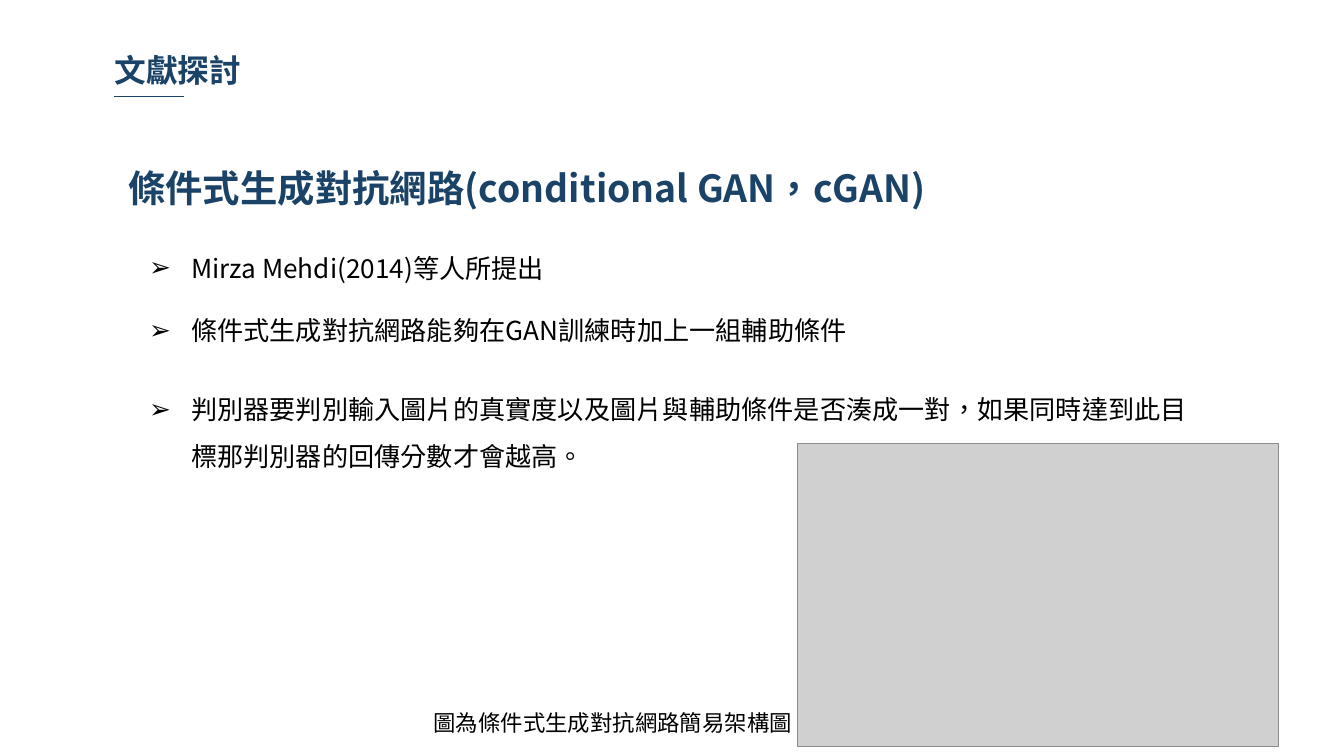
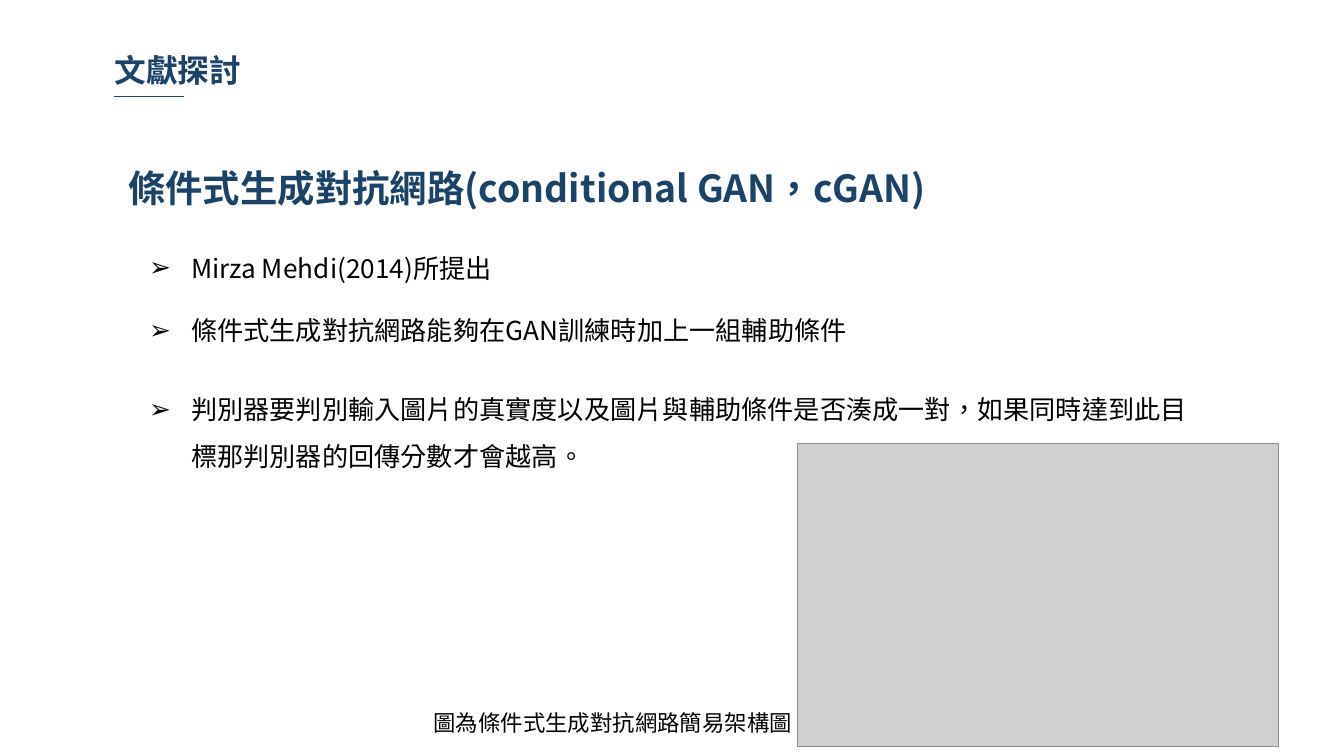
Before and after one commit to 10994015/paper, a slide deck: slide 22 of 論文/論文初審.pptx (slide 23 before the commit). Drawn at 1344x756 pixels with LibreOffice and Linux fonts; fonts in the diff are those of the drawing; grey boxes stand for pictures; background and template pictures are left out. Boxes give left, top, right and bottom in pixels: in the first picture for what was removed or moved away, otherwise in the second. Text is boxed around its words. In the diff, an @@ line names an element or a change of style, - is before the commit and + after.

```diff
--- a/論文/論文初審.pptx
+++ b/論文/論文初審.pptx
@@ text at bbox=[191, 256, 492, 283]: text changed @@
-➢ Mirza Mehdi(2014)等人所提出
+➢ Mirza Mehdi(2014)所提出
```
Also in this commit, not shown: 8 other slides changed, 1 slide removed.
